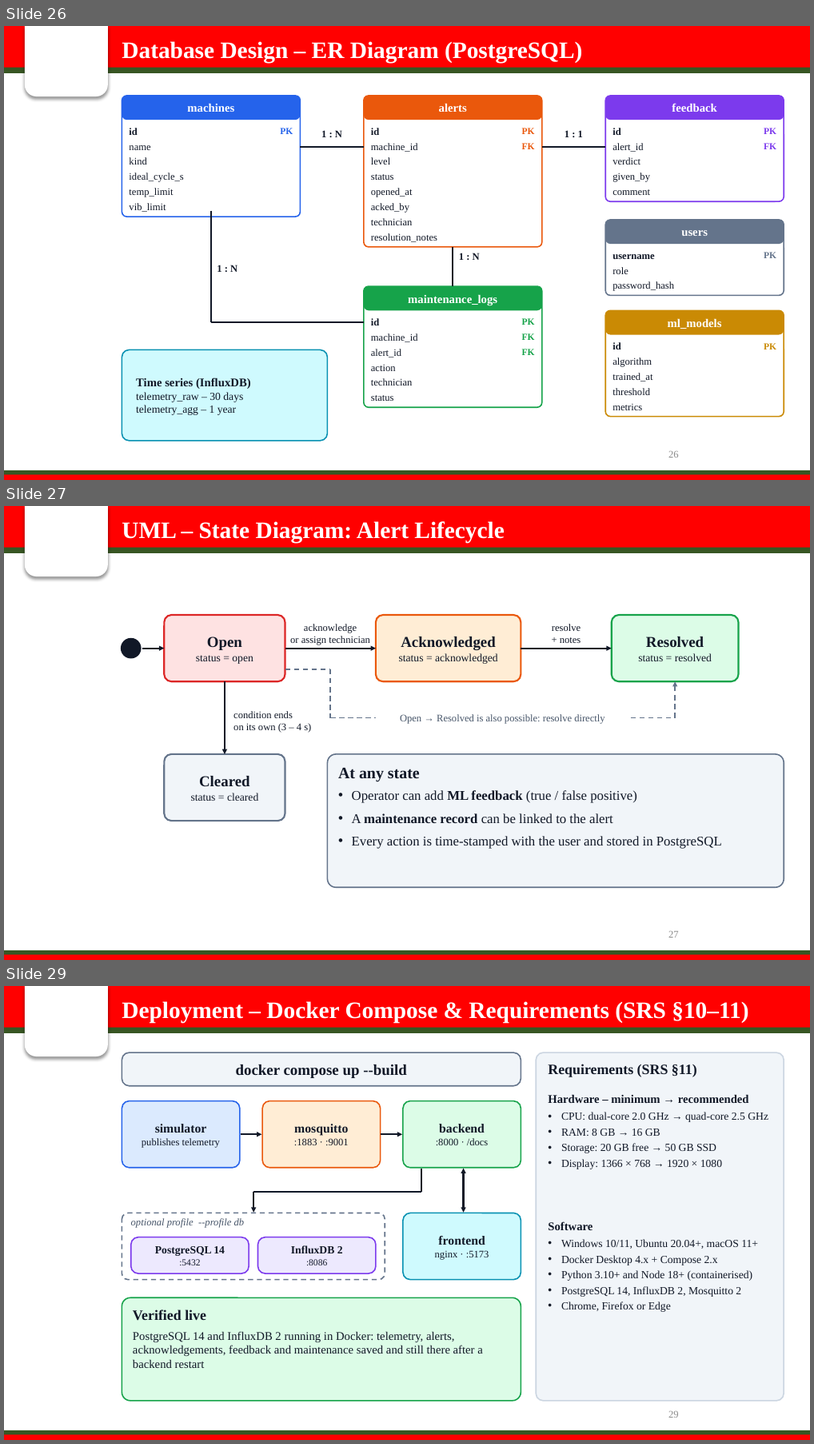
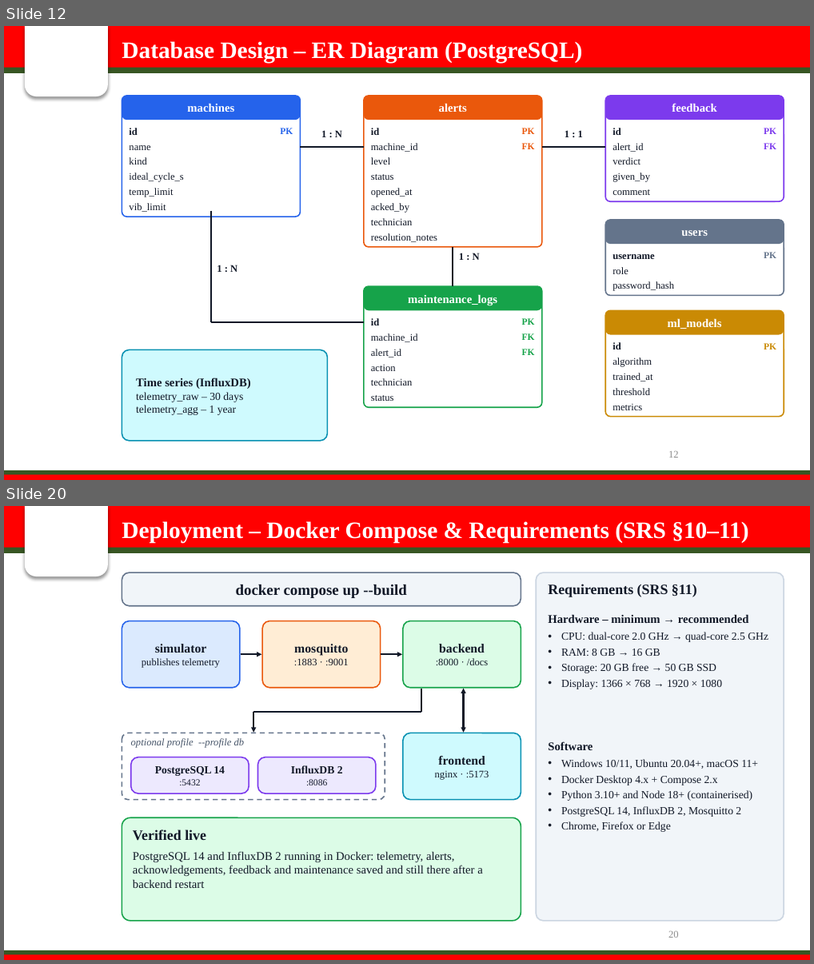
Before and after one commit to sanika-2811/oee-smart-factory, a slide deck: presentation/OEE_Smart_Factory_Presentation.pptx. Shown one above the other, each under a label of ours: slides 26, 27 and 29 before the commit, slides 12 and 20 after it; the slides between them are not shown. The pictures are 814x1444 and 814x964 pixels, drawn with LibreOffice and Linux fonts; fonts in the diff are those of the drawing; background and template pictures are left out. Boxes give left, top, right and bottom in pixels: in the first picture for what was removed or moved away, otherwise in the second. Text is boxed around its words. In the diff, an @@ line names an element or a change of style, - is before the commit and + after.

```diff
--- a/presentation/OEE_Smart_Factory_Presentation.pptx
+++ b/presentation/OEE_Smart_Factory_Presentation.pptx
@@ slide 27 removed at <box>4,506,810,960</box>, background #FFFFFF; not listed: 5 template elements that a slide beside it also shows @@
@@ text removed at <box>122,521,504,543</box> @@
-UML – State Diagram: Alert Lifecycle
@@ rounded rectangle removed at <box>164,615,286,681</box> @@
-Open
-status = open
@@ text removed at <box>290,624,370,645</box> @@
-acknowledge
-or assign technician
@@ rounded rectangle removed at <box>376,615,522,681</box> @@
-Acknowledged
-status = acknowledged
@@ text removed at <box>552,624,582,643</box> @@
-resolve
-+ notes
@@ rounded rectangle removed at <box>612,615,739,681</box> @@
-Resolved
-status = resolved
@@ ellipse removed at <box>121,638,142,659</box> @@
@@ arrow removed from (142, 648) to (164, 648) @@
@@ arrow removed from (286, 648) to (376, 648) @@
@@ arrow removed from (522, 648) to (612, 648) @@
@@ line removed from (286, 669) to (330, 669) @@
@@ line removed from (330, 669) to (330, 718) @@
@@ arrow removed from (225, 681) to (225, 754) @@
@@ arrow removed from (675, 718) to (675, 681) @@
@@ text removed at <box>234,711,311,732</box> @@
-condition ends
-on its own (3 – 4 s)
@@ line removed from (330, 718) to (675, 718) @@
@@ text removed at <box>400,714,605,724</box> @@
-Open → Resolved is also possible: resolve directly
@@ rounded rectangle removed at <box>164,754,286,820</box> @@
-Cleared
-status = cleared
@@ rounded rectangle removed at <box>328,754,784,887</box> @@
@@ text removed at <box>338,768,722,848</box> @@
-At any state
-• Operator can add ML feedback (true / false positive)
-• A maintenance record can be linked to the alert
-• Every action is time-stamped with the user and stored in PostgreSQL
@@ page number removed at <box>669,931,679,937</box> @@
-27
@@ what was slide 26 is now slide 12 @@
@@ page number at <box>669,451,679,457</box>: text changed @@
-26
+12
@@ what was slide 29 is now slide 20 @@
```
Also in this commit, not shown: 3 slides changed, 5 slides added, 13 other slides removed, 13 other files.
